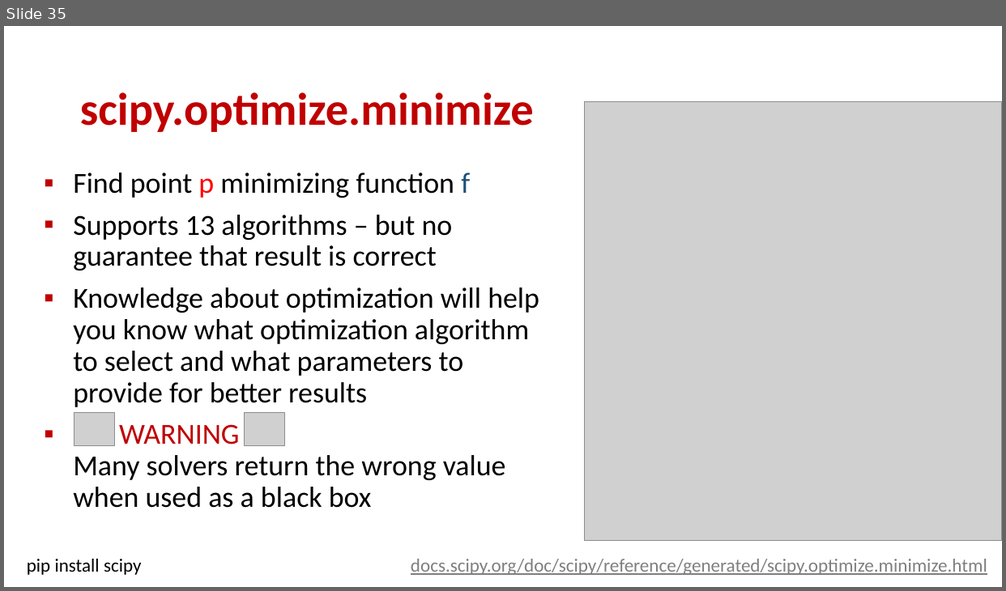
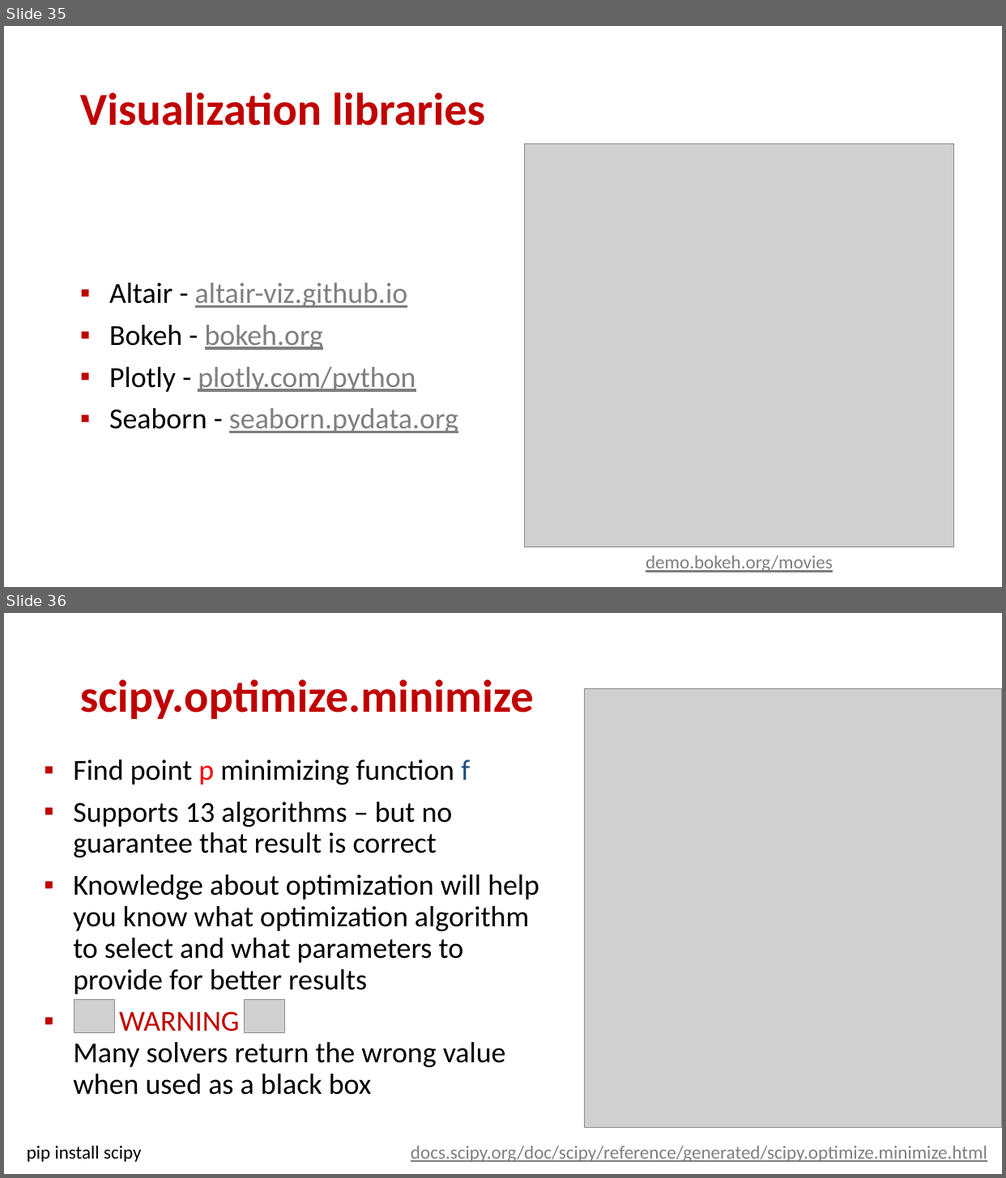
Before and after one commit to gsbrodal/gsbrodal.github.io, a slide deck: ipsa/slides/optimization.pptx. Shown one above the other, each under a label of ours: slide 35 before the commit, slides 35 and 36 after it. The pictures are 1006x591 and 1006x1178 pixels, drawn with LibreOffice and Linux fonts; fonts in the diff are those of the drawing; grey boxes stand for pictures. Boxes give left, top, right and bottom in pixels: in the first picture for what was removed or moved away, otherwise in the second. Text is boxed around its words. In the diff, an @@ line names an element or a change of style, - is before the commit and + after.

Commit message:
visualization slides

```diff
--- a/ipsa/slides/optimization.pptx
+++ b/ipsa/slides/optimization.pptx
@@ slide 35 added at box(4, 26, 1002, 587), background #FFFFFF @@
@@ title added at box(80, 92, 485, 126), 44 pt, text #C00000, bold @@
+Visualization libraries
@@ picture added at box(524, 144, 954, 547) @@
@@ text added at box(109, 283, 458, 433), 28 pt, text #7F7F7F, underline @@
+▪ Altair - altair-viz.github.io
+▪ Bokeh - bokeh.org
+▪ Plotly - plotly.com/python
+▪ Seaborn - seaborn.pydata.org
@@ text added at box(646, 556, 833, 573), 18 pt, text #7F7F7F, underline @@
+demo.bokeh.org/movies
@@ what was slide 35 is now slide 36 @@
```
Also in this commit, not shown: 2 slides changed, 5 other files.
